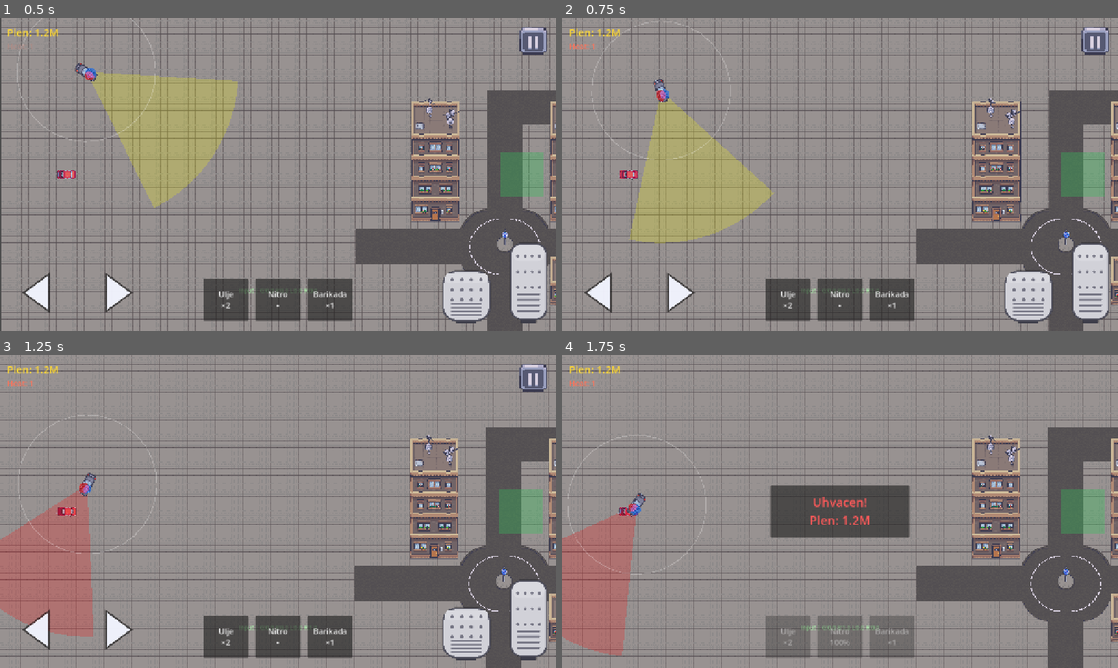
Above: before the commit, frames 1-4 (two rows, left to right).
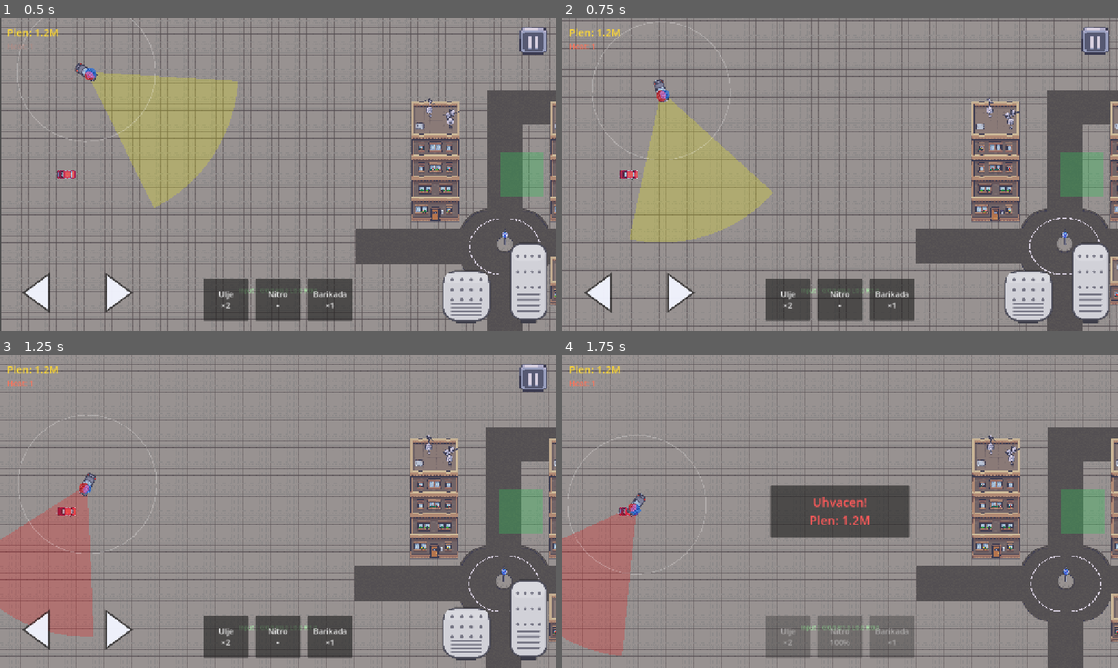
Above: after the commit, the same moments.

Repository: Gubari/Getaway-Racing
Game: Godot game, scene res://scenes/main/main.tscn
Same seed, same stepped clock (60 frames per second), same inputs: the game is played once before the commit and once after it.
Inputs:
- Up to frame 1 (0.5 s): no input
- Up to frame 2 (0.75 s): hold D (steer_right) from 0.53 s (still down); tap W (gas) at 0.6 s
- Up to frame 3 (1.25 s): keep holding D (steer_right)
- Up to frame 4 (1.75 s): release D (steer_right) at 1.28 s; hold S (brake) from 1.28 s (still down); tap W (gas) at 1.35 s

Frame 1 is identical in both runs. In frame 2, 14% of the frame differs, in the area x 0-100%, y 0-100%; in frame 3, 0.2%; in frame 4, less than 0.1%.

Commit message:
Camera ZoomIn&ZoomOut On Full Gas and brake, Car Tilt on Steering

Diff:
--- a/scenes/player/player.gd
+++ b/scenes/player/player.gd
@@ -36,6 +36,13 @@
 @export var car_anim_fps: float = 14.0
 @export var car_anim_frames: int = 6
 
+@export_group("Feel")
+@export var steer_tilt_max_deg: float = 10.0
+@export var speed_zoom_out_amount: float = 0.08
+@export var brake_zoom_in_amount: float = 0.05
+@export var brake_anim_fps: float = 6.0
+@export var feel_zoom_smoothing: float = 10.0
+
 @export_group("Sharp Turn")
 @export var sharp_turn_loot_penalty: float = 1.5   ## % od starting_loot
 @export var sharp_turn_cooldown: float = 0.35
@@ -53,7 +60,9 @@
 var _crash_juice_intensity: float = 0.0
 var _crash_wobble: float = 0.0
 var _camera_base_zoom: Vector2 = Vector2.ONE
+var _driving_zoom: Vector2 = Vector2.ONE
 var _car_anim_accum: float = 0.0
+var _last_throttle: float = 0.0
 
 @onready var _camera: Camera2D = $Camera2D
 @onready var _car_sprite: Sprite2D = $CarSprite
@@ -63,6 +72,7 @@
 	GameState.card_played.connect(_on_card_played)
 	_prev_rotation = rotation
 	_camera_base_zoom = _camera.zoom
+	_driving_zoom = _camera_base_zoom
 	_camera.make_current()
 	_sync_drive_params()
 	_update_car_sprite()
@@ -94,15 +104,16 @@
 func _physics_process(delta: float) -> void:
 	if not GameState.is_running:
 		_drive.stop()
+		_last_throttle = 0.0
 		velocity = Vector2.ZERO
 		move_and_slide()
+		_driving_zoom = _camera_base_zoom
 		return
 
 	var throttle := _get_throttle()
+	_last_throttle = throttle
 	var steer_input := _get_steer_input()
-	var speed_cap := max_speed
-	if _nitro_time_left > 0.0:
-		speed_cap = max_speed * nitro_multiplier
+	var speed_cap := _get_speed_cap()
 
 	var pre_move_velocity := _drive.physics_step(self, delta, throttle, steer_input, speed_cap)
 	var crash := _drive.move_and_handle_walls(self, pre_move_velocity, crash_loot_penalty)
@@ -120,20 +131,42 @@
 	if _crash_juice_time_left > 0.0:
 		_crash_juice_time_left = maxf(0.0, _crash_juice_time_left - delta)
 	_update_car_sprite(delta)
-	_update_camera_shake(delta)
-
-func _update_camera_shake(delta: float) -> void:
-	if _shake_time_left <= 0.0:
-		_camera.offset = Vector2.ZERO
-		_camera.zoom = _camera_base_zoom
-		return
-
-	_shake_time_left = maxf(0.0, _shake_time_left - delta)
-	var t := _shake_time_left / crash_shake_duration if crash_shake_duration > 0.0 else 0.0
-	var impulse := _shake_normal * crash_shake_strength * t
-	var jitter := Vector2(randf_range(-1.0, 1.0), randf_range(-1.0, 1.0)) * crash_shake_strength * 0.25 * t
-	_camera.offset = impulse + jitter
-	_camera.zoom = _camera_base_zoom * (1.0 + crash_zoom_punch * t)
+	_update_camera_effects(delta)
+
+func _get_speed_cap() -> float:
+	if _nitro_time_left > 0.0:
+		return max_speed * nitro_multiplier
+	return max_speed
+
+func _compute_driving_zoom_multiplier(throttle: float, speed_cap: float) -> float:
+	var speed_ratio := clampf(absf(_drive.get_forward_speed()) / speed_cap, 0.0, 1.0)
+	var zoom_mult := 1.0 - speed_zoom_out_amount * speed_ratio
+	if throttle < 0.0 and _drive.get_forward_speed() > 5.0:
+		zoom_mult += brake_zoom_in_amount * absf(throttle)
+	return zoom_mult
+
+func _update_camera_effects(delta: float) -> void:
+	var target_zoom := _camera_base_zoom * _compute_driving_zoom_multiplier(
+		_last_throttle,
+		_get_speed_cap(),
+	)
+
+	if _shake_time_left > 0.0:
+		_shake_time_left = maxf(0.0, _shake_time_left - delta)
+		var t := _shake_time_left / crash_shake_duration if crash_shake_duration > 0.0 else 0.0
+		var impulse := _shake_normal * crash_shake_strength * t
+		var jitter := Vector2(
+			randf_range(-1.0, 1.0),
+			randf_range(-1.0, 1.0)
+		) * crash_shake_strength * 0.25 * t
+		_camera.offset = impulse + jitter
+		_driving_zoom = _driving_zoom.lerp(target_zoom, feel_zoom_smoothing * delta)
+		_camera.zoom = _driving_zoom * (1.0 + crash_zoom_punch * t)
+		return
+
+	_camera.offset = Vector2.ZERO
+	_driving_zoom = _driving_zoom.lerp(target_zoom, feel_zoom_smoothing * delta)
+	_camera.zoom = _driving_zoom
 
 func _get_throttle() -> float:
 	var throttle := (
@@ -196,9 +229,19 @@
 	if _car_sprite == null:
 		return
 
-	if absf(_drive.get_forward_speed()) > 5.0:
-		_car_anim_accum += delta * car_anim_fps
+	var forward_speed := _drive.get_forward_speed()
+	var anim_fps := car_anim_fps
+	if absf(forward_speed) > 5.0:
+		if _last_throttle < 0.0 and forward_speed > 0.0:
+			anim_fps = lerpf(car_anim_fps, brake_anim_fps, absf(_last_throttle))
+		_car_anim_accum += delta * anim_fps
 		_car_sprite.frame = int(_car_anim_accum) % car_anim_frames
+
+	var steer_tilt := 0.0
+	if absf(forward_speed) >= min_speed_to_steer:
+		var speed_cap := _get_speed_cap()
+		var speed_factor := clampf(absf(forward_speed) / speed_cap, 0.25, 1.0)
+		steer_tilt = deg_to_rad(steer_tilt_max_deg) * _drive.steer_smoothed * speed_factor
 
 	var wobble_angle := 0.0
 	var flash := 0.0
@@ -207,5 +250,5 @@
 		wobble_angle = _crash_wobble * t
 		flash = clampf(_crash_juice_intensity, 0.0, 1.0) * t
 
-	_car_sprite.rotation = wobble_angle
+	_car_sprite.rotation = steer_tilt + wobble_angle
 	_car_sprite.modulate = Color.WHITE.lerp(Color(1.0, 0.45, 0.4), flash * 0.7)
